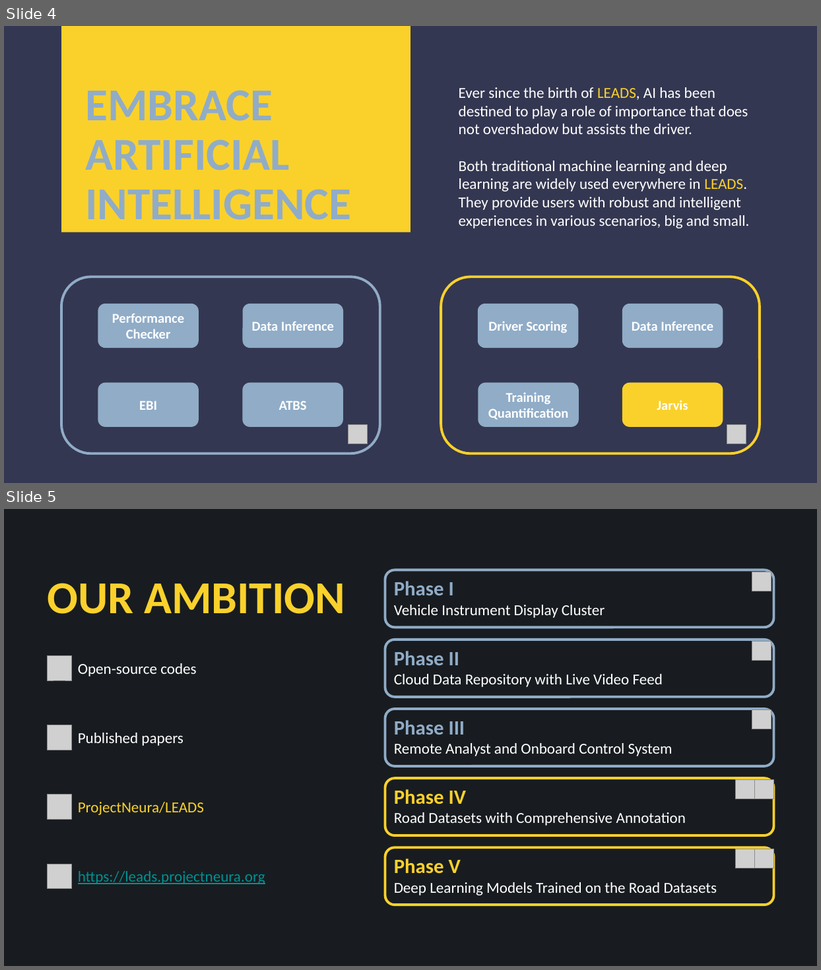
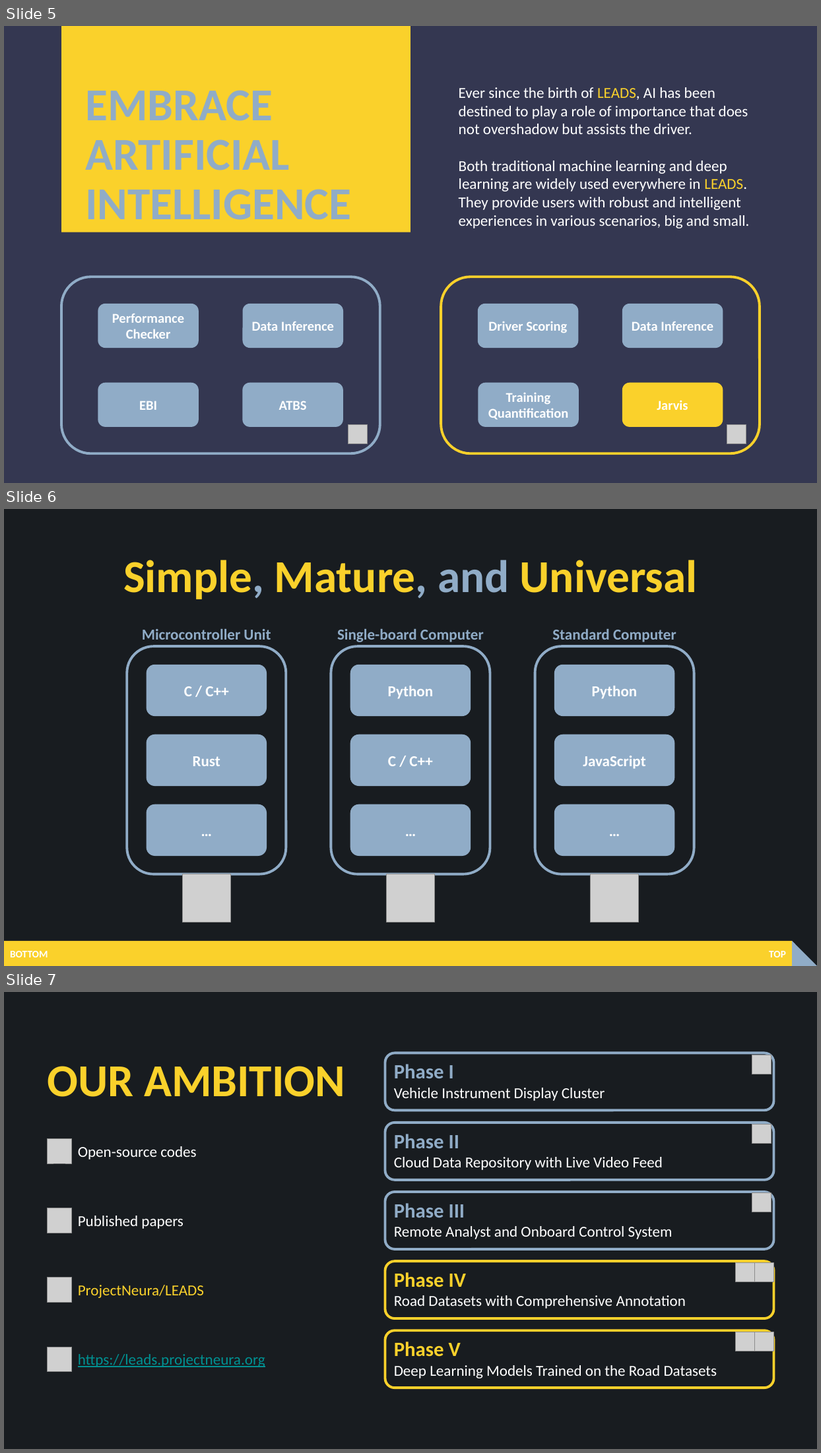
Before and after one commit to ProjectNeura/LEADS, a slide deck: docs/LEADS.pptx. Shown one above the other, each under a label of ours: slides 4 and 5 before the commit, slides 5, 6 and 7 after it. The pictures are 821x970 and 821x1453 pixels, drawn with LibreOffice and Linux fonts; fonts in the diff are those of the drawing; grey boxes stand for pictures. Boxes give left, top, right and bottom in pixels: in the first picture for what was removed or moved away, otherwise in the second. Text is boxed around its words. In the diff, an @@ line names an element or a change of style, - is before the commit and + after.

```diff
--- a/docs/LEADS.pptx
+++ b/docs/LEADS.pptx
@@ slide 6 added at (4, 509, 817, 966), background #181C20 @@
@@ title added at (123, 560, 698, 599), 54 pt, text #FAD12B, bold @@
+Simple, Mature, and Universal
@@ rounded rectangle added at (127, 646, 286, 875), outline #90ACC7 3 pt @@
@@ text added at (142, 629, 271, 640), 18 pt, text #90ACC7, bold @@
+Microcontroller Unit
@@ rounded rectangle added at (331, 646, 490, 875), outline #90ACC7 3 pt @@
@@ text added at (337, 629, 484, 642), 18 pt, text #90ACC7, bold @@
+Single-board Computer
@@ rounded rectangle added at (535, 646, 694, 875), outline #90ACC7 3 pt @@
@@ text added at (552, 629, 677, 642), 18 pt, text #90ACC7, bold @@
+Standard Computer
@@ rounded rectangle added at (146, 665, 266, 716), fill #90ACC7, 18 pt, text #FFFFFF, bold @@
+C / C++
@@ rounded rectangle added at (350, 665, 471, 716), fill #90ACC7, 18 pt, text #FFFFFF, bold @@
+Python
@@ rounded rectangle added at (555, 665, 675, 716), fill #90ACC7, 18 pt, text #FFFFFF, bold @@
+Python
@@ rounded rectangle added at (146, 735, 266, 787), fill #90ACC7, 18 pt, text #FFFFFF, bold @@
+Rust
@@ rounded rectangle added at (350, 735, 471, 787), fill #90ACC7, 18 pt, text #FFFFFF, bold @@
+C / C++
@@ rounded rectangle added at (555, 735, 675, 787), fill #90ACC7, 18 pt, text #FFFFFF, bold @@
+JavaScript
@@ rounded rectangle added at (146, 805, 266, 857), fill #90ACC7, 18 pt, text #FFFFFF, bold @@
+…
@@ rounded rectangle added at (350, 805, 471, 857), fill #90ACC7, 18 pt, text #FFFFFF, bold @@
+…
@@ rounded rectangle added at (555, 805, 675, 857), fill #90ACC7, 18 pt, text #FFFFFF, bold @@
+…
@@ picture added at (183, 875, 231, 923) @@
@@ picture added at (386, 875, 435, 923) @@
@@ picture added at (591, 875, 639, 923) @@
@@ rectangle added at (4, 941, 792, 966), fill #FAD12B @@
@@ right triangle added at (792, 941, 817, 966), fill #90ACC7 @@
@@ text added at (10, 951, 48, 958), 12 pt, text #FFFFFF, bold @@
+BOTTOM
@@ text added at (769, 951, 786, 958), 12 pt, text #FFFFFF, bold @@
+TOP
@@ what was slide 4 is now slide 5 @@
@@ what was slide 5 is now slide 7 @@
```
Also in this commit, not shown: 1 slide changed, 1 other slide added, 2 slides removed.
